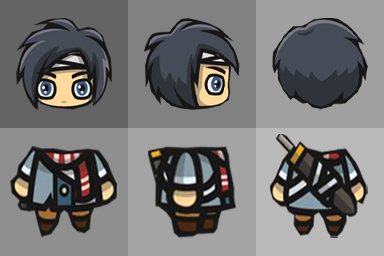
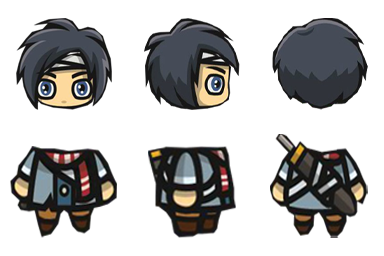
Layer changes from the first 384 × 256 image to the second:
hid group "Grupo 1" (6 layers), opacity 100% → 1% over 0, 0, 384, 256
painted on "Rectángulo 1" (7th of 12, in "Grupo 1") over 256, 128, 384, 256
painted on "Rectángulo 1" (8th of 12, in "Grupo 1") over 128, 128, 256, 256
painted on "Rectángulo 1" (9th of 12, in "Grupo 1") over 0, 128, 128, 256
painted on "Rectángulo 1" (10th of 12, in "Grupo 1") over 256, 0, 384, 128
painted on "Rectángulo 1" (11th of 12, in "Grupo 1") over 128, 0, 256, 128
painted on "Rectángulo 1" (12th of 12, in "Grupo 1") over 0, 0, 128, 128
